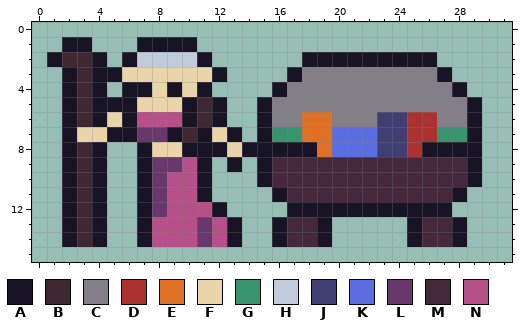
Edited in one commit: pixel-art sprite (sprites/prototype/Items/prototype_item_shop.png). The picture above was drawn from the file before the commit.
The file is 32x16 pixels.
Palette (. is transparent): A #181425  B #3f2832  C #847e87  D #ac3232  E #df7126  F #ead4aa  G #37946e  H #c0cbdc  J #3f3f74  K #5b6ee1  L #68386c  M #45283c  N #b55088
Pixels before, first column x 1:
 1 .AA...AAAA...................
 2 ABBA.AHHHHA......AAAAAAAAA...
 3 .ABAAFFFFFFA....ACCCCCCCCCA..
 4 .ABA.AAFAFA....ACCCCCCCCCCCA.
 5 .ABAAAFFFABA..ACCCCCCCCCCCCCA
 6 .ABAFANNNABA..ACCEECCCJJDDCCA
 7 .AFFAALLABAFA.AGGEEKKKJJDDGGA
 8 .ABA..AFFAAAFAAAAAEKKKJJDAAAA
 9 .ABA..ALLNA.A.AMMMMMMMMMMMMMA
10 .ABA..ALNNA...AMMMMMMMMMMMMMA
11 .ABA..ALNNA....AMMMMMMMMMMMA.
12 .ABA..ALNNNA....AAAAAAAAAAA..
13 .ABA..ANNNLNA..AMMA.....AMMA.
14 .ABA..ANNNLNA..AMMA.....AMMA.
After:
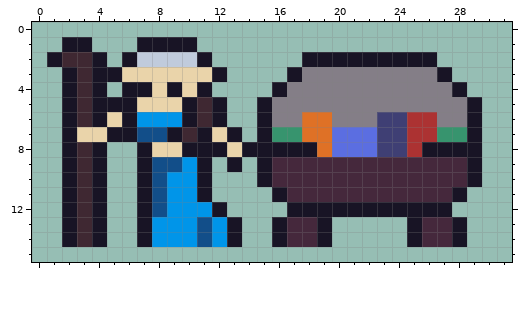
Diff:
colour L: #68386c -> #124e89
colour N: #b55088 -> #0095e9
Changed places in both pictures, as pixel boxes (x1, y1, x2, y2):
changed: (137, 112, 227, 247)
